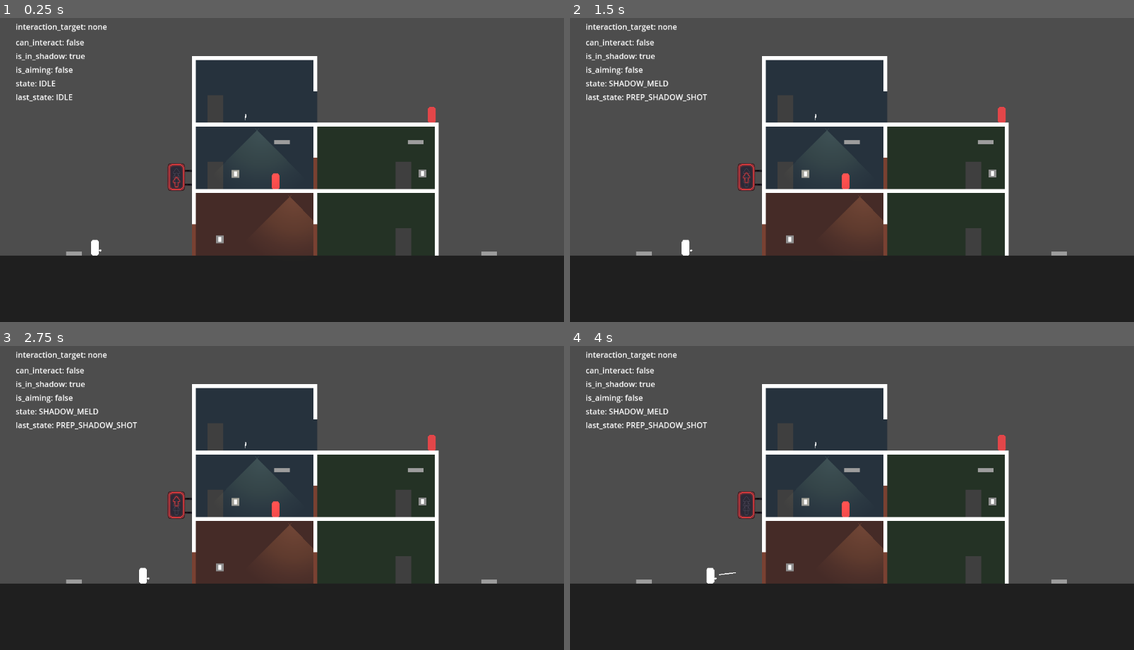
Above: before the commit, frames 1-4 (two rows, left to right).
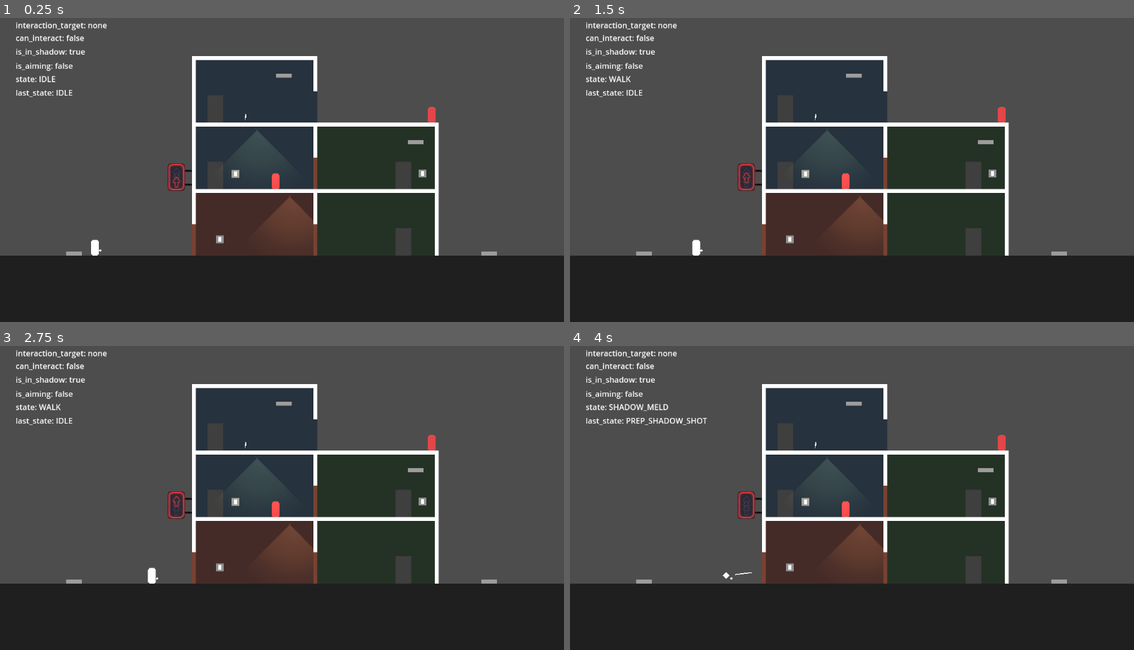
Above: after the commit, the same moments.

Repository: BernardoFPereira/projeto-integrador-2
Game: Godot game, scene res://test_level.tscn
Same seed, same stepped clock (60 frames per second), same inputs: the game is played once before the commit and once after it. The engine's default icon, where the game draws it, is replaced by a stand-in: a white triangle on a blue panel in a dark square.
Inputs (mouse positions are in pixels of both pictures, inside the frame that each line leads up to):
- Up to frame 1 (0.25 s): no input
- Up to frame 2 (1.5 s): tap Enter (ui_accept) at 0.5, 0.77, 1.07 s; move the mouse to (976, 148) at 0.52 s; hold Shift (activate_shadow_meld) 0.53-1.28 s; hold D (move_right) from 0.53 s (still down); right-click (976, 148) at 0.8 s; move the mouse to (739, 179) at 1.27 s; right-click (739, 179) at 1.35 s
- Up to frame 3 (2.75 s): tap Enter (ui_accept) at 1.52, 1.82 s; tap E (interact) at 1.55 s; move the mouse to (338, 422) at 2.02 s; release D (move_right) at 2.03 s; hold A (move_left) from 2.03 s (still down); hold E (interact) from 2.03 s (still down); click (338, 422) at 2.3 s
- Up to frame 4 (4 s): move the mouse to (823, 555) at 2.77 s; release A (move_left) at 2.78 s; release E (interact) at 2.78 s; hold D (move_right) from 2.78 s (still down); click (823, 555) at 2.85 s; tap Enter (ui_accept) at 3.02, 3.05, 3.32 s; move the mouse to (1021, 540) at 3.52 s; hold Enter (ui_accept) from 3.53 s (still down); tap Shift (activate_shadow_meld) at 3.8 s

The runs differ from the first frame. In frame 1, 1.2% of the frame differs, in the area x 2-52%, y 1-42%; in frame 2, 1.6%; in frame 3, 1.6%; in frame 4, 1.7%, in the area x 2-52%, y 1-79%.

Commit message:
Adicionado - Shadow Meld atravessa portas

Diff:
--- a/Scenes/door.tscn
+++ b/Scenes/door.tscn
@@ -270,8 +270,8 @@
 polygon = PackedVector2Array(0, -64, 8, -64, 8, 0, 0, 0)
 
 [node name="Door" type="StaticBody2D" node_paths=PackedStringArray("animation_player")]
-collision_layer = 145
-collision_mask = 128
+collision_layer = 80
+collision_mask = 64
 script = ExtResource("1_g4faq")
 animation_player = NodePath("AnimationPlayer")
 
--- a/Scenes/player.tscn
+++ b/Scenes/player.tscn
@@ -14,7 +14,8 @@
 radius = 3.0
 
 [node name="Player" type="CharacterBody2D" groups=["Player"]]
-collision_layer = 18
+collision_layer = 2
+collision_mask = 17
 slide_on_ceiling = false
 floor_constant_speed = true
 floor_block_on_wall = false
@@ -63,15 +64,15 @@
 
 [node name="GrabCastTop" type="RayCast2D" parent="."]
 target_position = Vector2(0, -21)
-collision_mask = 128
+collision_mask = 192
 
 [node name="GrabCastRight" type="RayCast2D" parent="."]
 target_position = Vector2(12, 0)
-collision_mask = 128
+collision_mask = 192
 
 [node name="GrabCastLeft" type="RayCast2D" parent="."]
 target_position = Vector2(-12, 0)
-collision_mask = 128
+collision_mask = 192
 
 [node name="GrabCastDown" type="RayCast2D" parent="."]
 target_position = Vector2(0, 20)
--- a/Scripts/player.gd
+++ b/Scripts/player.gd
@@ -22,9 +22,11 @@
 
 @onready var grab_rays = [grab_cast_top, grab_cast_right, grab_cast_left]
 
+@onready var polygon: Polygon2D = $Polygon2D
+
 var just_jumped := false
 
-var carried_weapon: Weapon
+var carried_weapon: Weapon = null
 
 enum States {
 	IDLE,
@@ -39,7 +41,12 @@
 var last_state: States
 var state: States
 
+var player_base_shape: PackedVector2Array
+var player_shadow_shape: PackedVector2Array = [Vector2(7, 0), Vector2(0, 7), Vector2(-7, 0), Vector2(0, -7)]
+
+
 func _ready():
+	player_base_shape = polygon.polygon
 	set_state(States.IDLE)
 
 func _process(_delta: float) -> void:
@@ -122,7 +129,7 @@
 				var collider = ray.get_collider()
 
 				if ray.is_colliding():
-					if collider.is_in_group("Grabable"):
+					if collider.is_in_group("Grabable") and !just_jumped:
 						velocity = Vector2.ZERO
 						set_state(States.GRAB)
 					else:
@@ -146,8 +153,58 @@
 			if !grab_cast_top.is_colliding() and !grab_cast_right.is_colliding() and !grab_cast_left.is_colliding():
 				set_state(States.IDLE)
 
-
-func _input(event: InputEvent) -> void:
+func set_state(new_state: States):
+	match new_state:
+		States.SHADOW_MELD:
+			set_collision_mask_value(5, 0)
+			polygon.polygon = player_shadow_shape
+		States.SHADOW_SHOT:
+			polygon.polygon = player_shadow_shape
+		_:
+			set_collision_mask_value(5, 1)
+			polygon.polygon = player_base_shape
+
+	if new_state != state:
+		last_state = state
+		state = new_state
+
+func throw_weapon() -> void:
+	var impulse = global_position.direction_to(get_global_mouse_position()) * throw_power
+	carried_weapon.freeze = false
+	carried_weapon.was_thrown = true
+	carried_weapon.interact_area.monitoring = true
+	carried_weapon.reparent(get_node("/root/Node"))
+	carried_weapon.apply_impulse(impulse)
+	carried_weapon.apply_torque(35000.0)
+	carried_weapon = null
+
+func _unhandled_input(event: InputEvent) -> void:
+	if event.is_action_pressed("interact") and PlayerManager.can_interact:
+		PlayerManager.interact_target.interaction()
+
+	if event.is_action_pressed("activate_shadow_meld"):
+		match state:
+			States.SHADOW_MELD:
+				set_state(States.IDLE)
+			_:
+				set_state(States.SHADOW_MELD)
+
+	if event.is_action_pressed("ui_accept") and state == States.GRAB:
+		set_state(States.IDLE)
+
+	#if event.is_action_pressed("interact") and VentManager.current_waypoint.is_exit:
+		#set_state(States.IDLE)
+
+	if event.is_action_pressed("ui_accept") and is_on_floor():
+		trajectory_line.visible = true
+		#PlayerManager.can_shadowshot = true
+		set_state(States.PREP_SHADOW_SHOT)
+
+	if event.is_action_released("ui_accept") and is_on_floor():
+		trajectory_line.visible = false
+		#PlayerManager.can_shadowshot = false
+		set_state(States.IDLE)
+
 	if event.is_action_pressed("aim"):
 		PlayerManager.switch_aim(true)
 	if event.is_action_released("aim"):
@@ -163,58 +220,12 @@
 					pass
 				_:
 					print("no weapon!")
-					pass
 
 	if event.is_action_pressed("shoot") and (state == States.PREP_SHADOW_SHOT):
 		velocity = global_position.direction_to(get_global_mouse_position()) * PlayerManager.shadowshot_speed
 		trajectory_line.visible = false
 		just_jumped = true
-		#global_position += global_position.direction_to(get_global_mouse_position()) * 25
 		set_state(States.SHADOW_SHOT)
-
-func set_state(new_state):
-	if new_state != state:
-		last_state = state
-		state = new_state
-
-func throw_weapon() -> void:
-	var impulse = global_position.direction_to(get_global_mouse_position()) * throw_power
-	carried_weapon.freeze = false
-	carried_weapon.was_thrown = true
-	carried_weapon.interact_area.monitoring = true
-	carried_weapon.reparent(get_node("/root/Node"))
-	carried_weapon.apply_impulse(impulse)
-	carried_weapon.apply_torque(35000.0)
-	carried_weapon.was_thrown = true
-	carried_weapon = null
-
-func _unhandled_input(event: InputEvent) -> void:
-	if event.is_action_pressed("interact") and PlayerManager.can_interact:
-		PlayerManager.interact_target.interaction()
-
-	if event.is_action_pressed("activate_shadow_meld"):
-		match state:
-			States.SHADOW_MELD:
-				set_state(States.IDLE)
-			_:
-				set_state(States.SHADOW_MELD)
-
-	if event.is_action_pressed("ui_accept") and state == States.GRAB:
-		set_state(States.IDLE)
-
-	#if event.is_action_pressed("interact") and VentManager.current_waypoint.is_exit:
-		#set_state(States.IDLE)
-
-	if event.is_action_pressed("ui_accept") and is_on_floor():
-		trajectory_line.visible = true
-		#PlayerManager.can_shadowshot = true
-		set_state(States.PREP_SHADOW_SHOT)
-
-	if event.is_action_released("ui_accept") and is_on_floor():
-		trajectory_line.visible = false
-		#PlayerManager.can_shadowshot = false
-		set_state(last_state)
-
 #
 #func _on_grab_area_body_entered(body: Node2D) -> void:
 	#if state == States.SHADOW_SHOT:
--- a/Scripts/weapon.gd
+++ b/Scripts/weapon.gd
@@ -3,6 +3,7 @@
 
 @export_enum("melee", "ranged") var weapon_type: String
 @onready var interact_area: Area2D = $InteractArea
+#@onready var interact_highlight: Polygon2D = $InteractHighlight
 
 var was_thrown := false
 var player: Player
--- a/test_level.tscn
+++ b/test_level.tscn
@@ -130,58 +130,54 @@
 
 [node name="Debug" type="Control" parent="."]
 layout_mode = 3
-anchors_preset = 15
-anchor_right = 1.0
-anchor_bottom = 1.0
-grow_horizontal = 2
-grow_vertical = 2
+anchors_preset = 0
 
 [node name="Interaction" type="Label" parent="Debug"]
 layout_mode = 1
 offset_left = 32.0
-offset_top = 64.0
-offset_right = 176.0
-offset_bottom = 87.0
+offset_top = 55.0
+offset_right = 176.0
+offset_bottom = 78.0
 text = "interaction_target:"
 
 [node name="InteractionTarget" type="Label" parent="Debug"]
 layout_mode = 1
 offset_left = 32.0
-offset_top = 32.0
+offset_top = 29.0
 offset_right = 132.0
-offset_bottom = 55.0
+offset_bottom = 52.0
 text = "can_interact:"
 
 [node name="IsInShadow" type="Label" parent="Debug"]
 layout_mode = 1
 offset_left = 32.0
-offset_top = 92.0
-offset_right = 176.0
-offset_bottom = 115.0
+offset_top = 83.0
+offset_right = 176.0
+offset_bottom = 106.0
 text = "is_in_shadow:"
 
 [node name="IsAiming" type="Label" parent="Debug"]
 layout_mode = 1
 offset_left = 32.0
-offset_top = 120.0
-offset_right = 176.0
-offset_bottom = 143.0
+offset_top = 112.0
+offset_right = 176.0
+offset_bottom = 135.0
 text = "is_aiming:"
 
 [node name="State" type="Label" parent="Debug"]
 layout_mode = 1
 offset_left = 32.0
-offset_top = 148.0
-offset_right = 176.0
-offset_bottom = 171.0
+offset_top = 139.0
+offset_right = 176.0
+offset_bottom = 162.0
 text = "state:"
 
 [node name="State2" type="Label" parent="Debug"]
 layout_mode = 1
 offset_left = 32.0
-offset_top = 176.0
-offset_right = 176.0
-offset_bottom = 199.0
+offset_top = 167.0
+offset_right = 176.0
+offset_bottom = 190.0
 text = "last_state:"
 
 [node name="Level" type="Node" parent="."]
@@ -285,7 +281,7 @@
 is_exit = true
 
 [node name="Vent2" parent="Vents" groups=["Vents"] instance=ExtResource("12_xih1t")]
-position = Vector2(576, 284)
+position = Vector2(580, 148)
 on_wall = true
 is_exit = true
 
